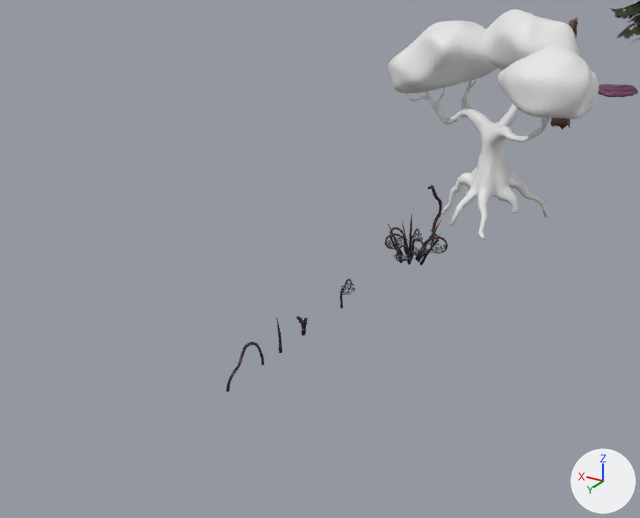
The FBX model Singularity-Game/Assets/Assets_Environment/PlantAssets/PlantAssets.fbx as it was, and as the next commit left it.
Both versions are drawn from a 50 mm camera at (-43.9, 46.7, 48.1) aimed at (-12.2, -6.1, 21.7). The axes (+X, +Y, +Z) are drawn at lower right. The lights are the same throughout. Where no turn or scale is listed for an object, it has been applied to the vertices.

Names of what the first picture shows: 'GraviLeaves', 'GraviTree', 'Spike01'.
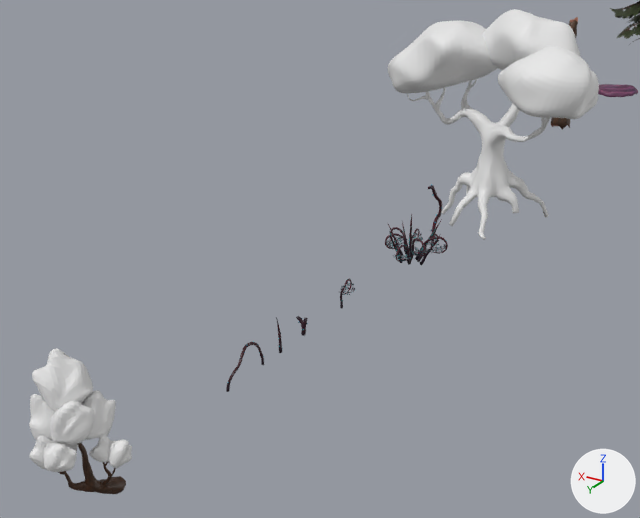
The newer file is also turned or shifted as a whole; pictures and numbers use the older file's frame.

The change, as a diff of the scene's bpy script:
```diff
--- a/Singularity-Game/Assets/Assets_Environment/PlantAssets/PlantAssets.fbx.py
+++ b/Singularity-Game/Assets/Assets_Environment/PlantAssets/PlantAssets.fbx.py
@@ img_tree04_png @@
+img_tree04_png = load_image('Tree04.png', 'Tree04.png', 1024, 1024, 'sRGB')
@@ mat_tree04 @@
+mat_tree04 = principled_material('Tree04')
+mat_tree04.texture = img_tree04_png  # with its transparency
@@ me_cube @@
+me_cube.from_pydata(...)  # 4246 vertices, 4224 faces; spans x -1.89..5.29, y -2.05..4.31, z -1.67..8.03
@@ me_cylinder_007 @@
+me_cylinder_007.from_pydata(...)  # 1564 vertices, 3091 faces; spans x -1.59..1.64, y -0.73..4.77, z -0.78..6.83
+me_cylinder_007.materials.append(mat_tree04)  # picture img_tree04_png
@@ ob_leaves04 @@
+ob_leaves04 = bpy.data.objects.new('Leaves04', me_cube)
+ob_leaves04.location = (-0.95, 6.84, 8.04)
@@ ob_tree04 @@
+ob_tree04 = bpy.data.objects.new('Tree04', me_cylinder_007)
+ob_tree04.location = (0.0, 5.19, 3.53)
```

Where the change shows, as pixel boxes [x1, y1, x2, y2] in the pictures (640 x 518 px):
'Leaves04', added: after [29, 348, 132, 472]
'Tree04', added (brown): after [59, 442, 126, 494]
